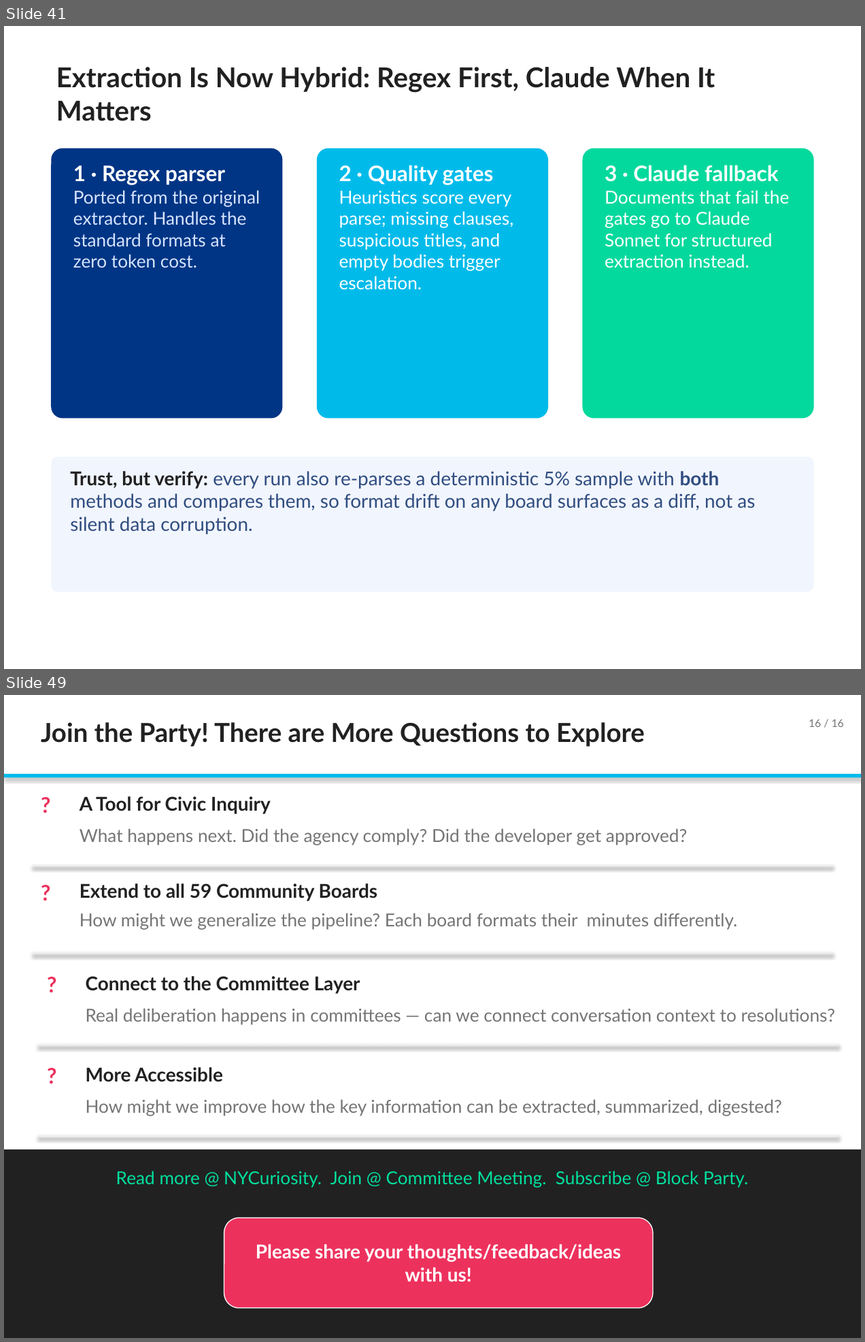
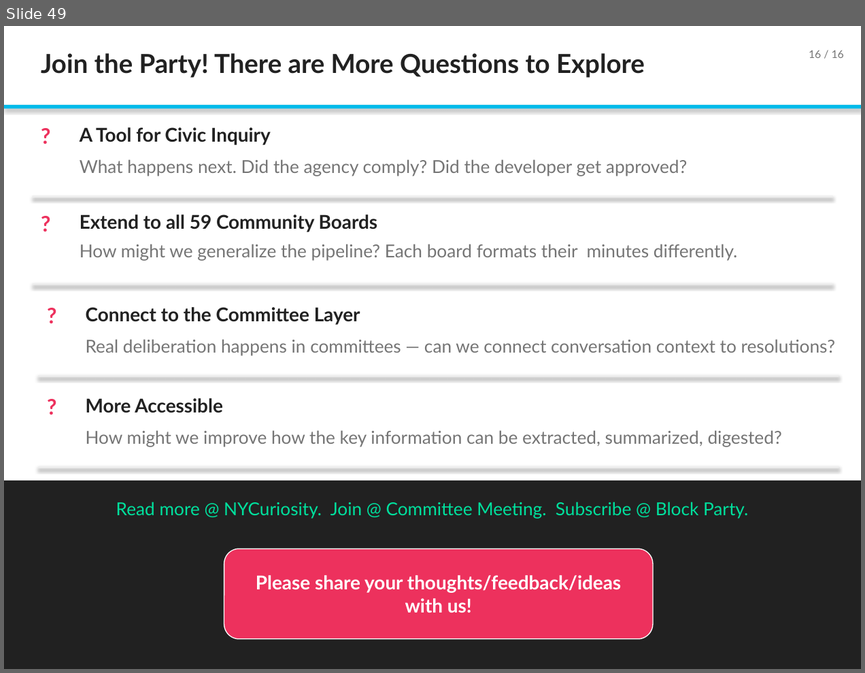
Before and after one commit to TalR24/nycur-data-website, a slide deck: cb-resolutions/block_party_july2026/Building_an_AI_Knowledge_Base_for_NYC_Community_Boards_July2026.pptx. Shown one above the other, each under a label of ours: slides 41 and 49 before the commit, slide 49 after it; the slides between them are not shown. The pictures are 865x1342 and 865x673 pixels, drawn with LibreOffice and Linux fonts; fonts in the diff are those of the drawing. Boxes give left, top, right and bottom in pixels: in the first picture for what was removed or moved away, otherwise in the second. Text is boxed around its words. In the diff, an @@ line names an element or a change of style, - is before the commit and + after.

```diff
--- a/cb-resolutions/block_party_july2026/Building_an_AI_Knowledge_Base_for_NYC_Community_Boards_July2026.pptx
+++ b/cb-resolutions/block_party_july2026/Building_an_AI_Knowledge_Base_for_NYC_Community_Boards_July2026.pptx
@@ slide 41 removed at (x1=4, y1=26, x2=861, y2=669), background #FFFFFF @@
@@ text removed at (x1=56, y1=67, x2=715, y2=121) @@
-Extraction Is Now Hybrid: Regex First, Claude When It Matters
@@ rounded rectangle removed at (x1=51, y1=148, x2=283, y2=418) @@
-1 · Regex parser
-Ported from the original extractor. Handles the standard formats at zero token cost.
@@ rounded rectangle removed at (x1=317, y1=148, x2=548, y2=418) @@
-2 · Quality gates
-Heuristics score every parse; missing clauses, suspicious titles, and empty bodies trigger escalation.
@@ rounded rectangle removed at (x1=582, y1=148, x2=814, y2=418) @@
-3 · Claude fallback
-Documents that fail the gates go to Claude Sonnet for structured extraction instead.
@@ rounded rectangle removed at (x1=51, y1=457, x2=814, y2=592) @@
-Trust, but verify: every run also re-parses a deterministic 5% sample with both methods and compares them, so format drift on any board surfaces as a diff, not as silent data corruption.
```
Also in this commit, not shown: 12 slides added, 11 other slides removed.
